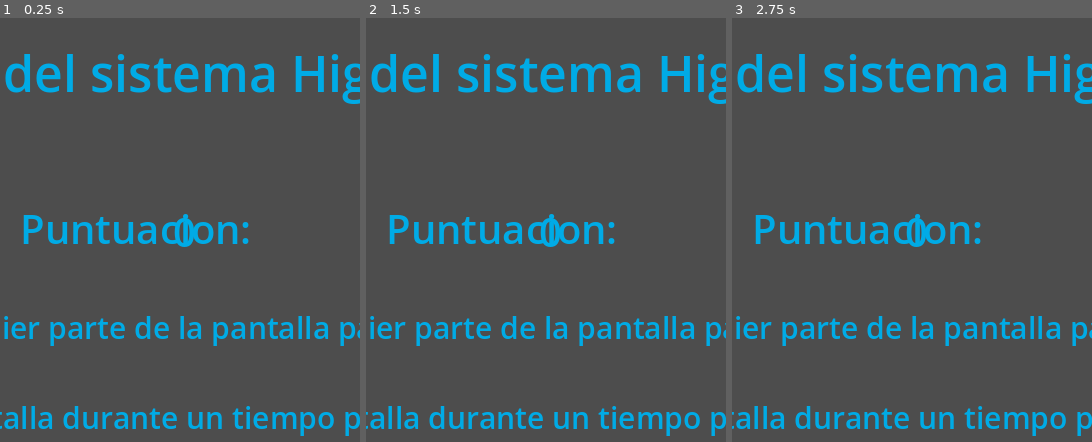
Above: before the commit, frames 1-3 (left to right).
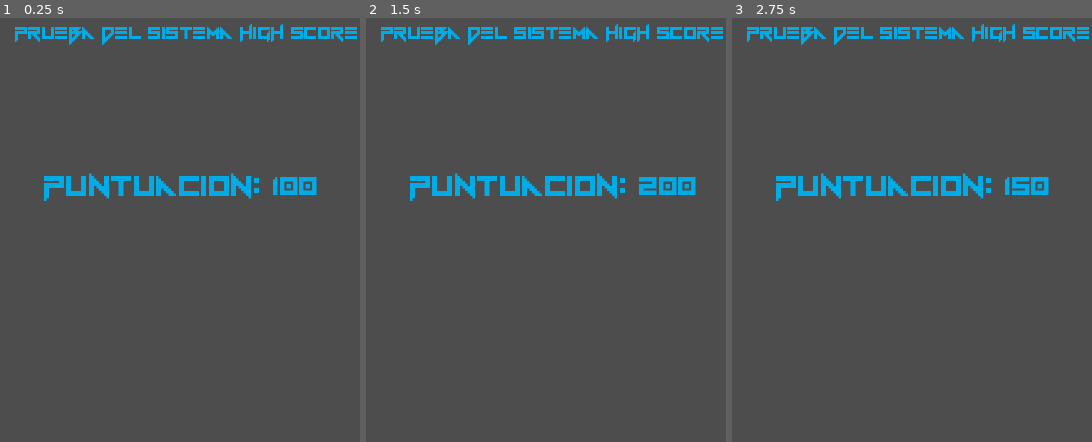
Above: after the commit, the same moments.

Repository: AngelBFdev/DashUp
Game: Godot game, scene res://High-Score/scenes/testHighScore.tscn
Same seed, same stepped clock (60 frames per second), same inputs: the game is played once before the commit and once after it. This scene is started directly instead of the project's main scene.
Inputs (mouse positions are in pixels of both pictures, inside the frame that each line leads up to):
- Up to frame 1 (0.25 s): no input
- Up to frame 2 (1.5 s): tap Enter at 0.5 s; move the mouse to (625, 208) at 0.52 s; click (625, 208) at 0.6 s; tap Space at 1.25 s; move the mouse to (474, 272) at 1.27 s; click (474, 272) at 1.35 s
- Up to frame 3 (2.75 s): tap Enter at 2 s; move the mouse to (948, 102) at 2.02 s; click (948, 102) at 2.1 s

The runs differ from the first frame. In frame 1, 13% of the frame differs, in the area x 0-100%, y 1-99%; in frame 2, 13%; in frame 3, 13%.

Commit message:
Se creo High-Score como Asset

Diff:
--- a/High-Score/project.godot
+++ /dev/null
@@ -1,32 +0,0 @@
-; Engine configuration file.
-; It's best edited using the editor UI and not directly,
-; since the parameters that go here are not all obvious.
-;
-; Format:
-;   [section] ; section goes between []
-;   param=value ; assign values to parameters
-
-config_version=5
-
-[application]
-
-config/name="HighScore"
-run/main_scene="res://scenes/testHighScore.tscn"
-config/features=PackedStringArray("4.3", "Mobile")
-config/icon="res://scenes/icon.svg"
-
-[autoload]
-
-Global="*res://scenes/Global.gd"
-
-[input]
-
-Left_Click={
-"deadzone": 0.5,
-"events": [Object(InputEventMouseButton,"resource_local_to_scene":false,"resource_name":"","device":-1,"window_id":0,"alt_pressed":false,"shift_pressed":false,"ctrl_pressed":false,"meta_pressed":false,"button_mask":0,"position":Vector2(0, 0),"global_position":Vector2(0, 0),"factor":1.0,"button_index":1,"canceled":false,"pressed":false,"double_click":false,"script":null)
-]
-}
-
-[rendering]
-
-renderer/rendering_method="mobile"
--- a/High-Score/scenes/Global.gd
+++ /dev/null
@@ -1,3 +0,0 @@
-extends Node
-
-var Score = 0
--- a/High-Score/scenes/icon.svg
+++ /dev/null
@@ -1 +0,0 @@
-<svg xmlns="http://www.w3.org/2000/svg" width="128" height="128"><rect width="124" height="124" x="2" y="2" fill="#363d52" stroke="#212532" stroke-width="4" rx="14"/><g fill="#fff" transform="translate(12.322 12.322)scale(.101)"><path d="M105 673v33q407 354 814 0v-33z"/><path fill="#478cbf" d="m105 673 152 14q12 1 15 14l4 67 132 10 8-61q2-11 15-15h162q13 4 15 15l8 61 132-10 4-67q3-13 15-14l152-14V427q30-39 56-81-35-59-83-108-43 20-82 47-40-37-88-64 7-51 8-102-59-28-123-42-26 43-46 89-49-7-98 0-20-46-46-89-64 14-123 42 1 51 8 102-48 27-88 64-39-27-82-47-48 49-83 108 26 42 56 81zm0 33v39c0 276 813 276 814 0v-39l-134 12-5 69q-2 10-14 13l-162 11q-12 0-16-11l-10-65H446l-10 65q-4 11-16 11l-162-11q-12-3-14-13l-5-69z"/><path d="M483 600c0 34 58 34 58 0v-86c0-34-58-34-58 0z"/><circle cx="725" cy="526" r="90"/><circle cx="299" cy="526" r="90"/></g><g fill="#414042" transform="translate(12.322 12.322)scale(.101)"><circle cx="307" cy="532" r="60"/><circle cx="717" cy="532" r="60"/></g></svg>
--- a/High-Score/scenes/node.gd
+++ /dev/null
@@ -1 +0,0 @@
-extends Node
--- a/High-Score/scenes/testHighScore.tscn
+++ b/High-Score/scenes/testHighScore.tscn
@@ -1,17 +1,18 @@
-[gd_scene load_steps=3 format=3 uid="uid://cb8koypmvjdat"]
+[gd_scene load_steps=4 format=3 uid="uid://cb8koypmvjdat"]
 
-[ext_resource type="Script" path="res://scenes/testHighScore.gd" id="1_1aoqr"]
-[ext_resource type="FontFile" uid="uid://ck1u6sbw0cmkt" path="res://scenes/Vermin Vibes 1989.ttf" id="2_08s2x"]
+[ext_resource type="Script" path="res://Scripts/testHighScore.gd" id="1_1aoqr"]
+[ext_resource type="FontFile" uid="uid://ck1u6sbw0cmkt" path="res://high-score/scenes/Vermin Vibes 1989.ttf" id="2_08s2x"]
+[ext_resource type="PackedScene" uid="uid://bmgg254ucp8mn" path="res://assets/high_score.tscn" id="3_yy554"]
 
 [node name="TestMenu" type="Control"]
 layout_mode = 3
 anchors_preset = 15
 anchor_right = 1.0
 anchor_bottom = 1.0
-offset_left = 3.0
-offset_top = 2.0
-offset_right = 3.0
-offset_bottom = 2.0
+offset_left = 6.0
+offset_top = 24.0
+offset_right = 6.0
+offset_bottom = 24.0
 grow_horizontal = 2
 grow_vertical = 2
 script = ExtResource("1_1aoqr")
@@ -23,30 +24,30 @@
 anchor_top = 0.5
 anchor_right = 0.5
 anchor_bottom = 0.5
-offset_left = -359.0
-offset_top = -226.0
-offset_right = 357.0
-offset_bottom = -117.0
+offset_left = -357.0
+offset_top = -286.0
+offset_right = 359.0
+offset_bottom = -177.0
 grow_horizontal = 2
 grow_vertical = 2
 theme_override_colors/font_color = Color(0, 0.670588, 0.901961, 1)
 theme_override_fonts/font = ExtResource("2_08s2x")
-theme_override_font_sizes/font_size = 50
+theme_override_font_sizes/font_size = 24
 text = "Prueba del sistema High Score"
 horizontal_alignment = 1
 vertical_alignment = 1
 
 [node name="Label2" type="Label" parent="."]
 layout_mode = 1
-anchors_preset = 8
+anchors_preset = -1
 anchor_left = 0.5
-anchor_top = 0.5
+anchor_top = 0.479
 anchor_right = 0.5
-anchor_bottom = 0.5
-offset_left = -194.0
-offset_top = -56.0
-offset_right = 100.0
-offset_bottom = 25.0
+anchor_bottom = 0.479
+offset_left = -180.0
+offset_top = -104.56
+offset_right = 114.0
+offset_bottom = -23.56
 grow_horizontal = 2
 grow_vertical = 2
 theme_override_colors/font_color = Color(0, 0.670588, 0.901961, 1)
@@ -56,48 +57,13 @@
 horizontal_alignment = 1
 vertical_alignment = 1
 
-[node name="Label3" type="Label" parent="."]
+[node name="high_score" parent="." instance=ExtResource("3_yy554")]
 layout_mode = 1
-anchors_preset = -1
-anchor_left = 0.498
-anchor_top = 0.693
-anchor_right = 0.498
-anchor_bottom = 0.693
-offset_left = -524.696
-offset_top = -64.064
-offset_right = 525.304
-offset_bottom = 75.936
-grow_horizontal = 2
-grow_vertical = 2
-theme_override_colors/font_color = Color(0, 0.670588, 0.901961, 1)
-theme_override_fonts/font = ExtResource("2_08s2x")
-theme_override_font_sizes/font_size = 30
-text = "Haz clic en cualquier parte de la pantalla para ganar puntos!!
-
-Si no haces clic en la pantalla durante un tiempo perderas puntos, cuidado!!"
-horizontal_alignment = 1
-vertical_alignment = 1
-
-[node name="Label4" type="Label" parent="."]
-layout_mode = 1
-anchors_preset = -1
-anchor_left = 0.611
-anchor_top = 0.5
-anchor_right = 0.611
-anchor_bottom = 0.5
-offset_left = -58.872
-offset_top = -40.0
-offset_right = -16.872
-offset_bottom = 7.0
-theme_override_colors/font_color = Color(0, 0.670588, 0.901961, 1)
-theme_override_fonts/font = ExtResource("2_08s2x")
-theme_override_font_sizes/font_size = 40
-text = "0"
-horizontal_alignment = 1
-vertical_alignment = 1
-
-[node name="Hurry" type="Timer" parent="."]
-wait_time = 0.3
-one_shot = true
-
-[connection signal="timeout" from="Hurry" to="." method="_on_hurry_timeout"]
+anchor_left = 0.797
+anchor_top = 0.379
+anchor_right = 0.797
+anchor_bottom = 0.379
+offset_left = -19.92
+offset_top = -17.56
+offset_right = 20.08
+offset_bottom = 17.44
--- /dev/null
+++ b/Scripts/Global.gd
@@ -0,0 +1,3 @@
+extends Node
+
+var Score = 100
--- /dev/null
+++ b/Scripts/label.gd
@@ -0,0 +1,21 @@
+extends Label
+
+
+# Called when the node enters the scene tree for the first time.
+func _ready() -> void:
+    pass
+
+func increase_score():
+    $Timer.start()
+    Global.Score += 100
+
+# Called every frame. 'delta' is the elapsed time since the previous frame.
+func _process(_delta):
+    $".".text = str(Global.Score)
+
+func decrease_on_timer() -> void:
+    if Global.Score <= 0:
+        $Timer.stop()
+    else:
+        Global.Score -= 50
+        $Timer.start()
--- a/High-Score/scenes/testHighScore.gd
+++ b/Scripts/testHighScore.gd
@@ -1,21 +1,14 @@
 extends Control
+
+var Score = 0
 
 # Called when the node enters the scene tree for the first time.
 func _ready() -> void:
     pass
 
 func _process(_delta):
-    $Label4.text = str(Global.Score)
-
+    pass
 
 func _input(event: InputEvent):
     if Input.is_action_just_pressed("Left_Click") or event is InputEventScreenTouch:
-        $Hurry.start()
-        Global.Score += 100
-
-func _on_hurry_timeout() -> void:
-    if Global.Score <= 0:
-        $Hurry.stop()
-    else:
-        Global.Score -= 50
-        $Hurry.start()
+        $high_score.increase_score()
--- /dev/null
+++ b/assets/high_score.tscn
@@ -0,0 +1,28 @@
+[gd_scene load_steps=3 format=3 uid="uid://bmgg254ucp8mn"]
+
+[ext_resource type="FontFile" uid="uid://ck1u6sbw0cmkt" path="res://high-score/scenes/Vermin Vibes 1989.ttf" id="1_trqhf"]
+[ext_resource type="Script" path="res://Scripts/label.gd" id="2_bo8kd"]
+
+[node name="high_score" type="Label"]
+anchors_preset = -1
+anchor_left = 0.803
+anchor_top = 0.08
+anchor_right = 0.803
+anchor_bottom = 0.08
+offset_left = -25.08
+offset_top = -9.2
+offset_right = 14.92
+offset_bottom = 13.8
+theme_override_colors/font_color = Color(0, 0.670588, 0.901961, 1)
+theme_override_fonts/font = ExtResource("1_trqhf")
+theme_override_font_sizes/font_size = 35
+text = "0"
+horizontal_alignment = 1
+vertical_alignment = 1
+script = ExtResource("2_bo8kd")
+
+[node name="Timer" type="Timer" parent="."]
+wait_time = 0.3
+one_shot = true
+
+[connection signal="timeout" from="Timer" to="." method="decrease_on_timer"]
--- a/project.godot
+++ b/project.godot
@@ -15,6 +15,10 @@
 config/features=PackedStringArray("4.3", "Mobile")
 config/icon="res://icon.svg"
 
+[autoload]
+
+Global="*res://Scripts/Global.gd"
+
 [display]
 
 window/size/viewport_width=360
@@ -23,6 +27,14 @@
 window/stretch/aspect="expand"
 window/handheld/orientation=1
 
+[input]
+
+Left_Click={
+"deadzone": 0.5,
+"events": [Object(InputEventMouseButton,"resource_local_to_scene":false,"resource_name":"","device":-1,"window_id":0,"alt_pressed":false,"shift_pressed":false,"ctrl_pressed":false,"meta_pressed":false,"button_mask":0,"position":Vector2(0, 0),"global_position":Vector2(0, 0),"factor":1.0,"button_index":1,"canceled":false,"pressed":false,"double_click":false,"script":null)
+]
+}
+
 [rendering]
 
 textures/canvas_textures/default_texture_filter=0
Not shown, changed: High-Score/scenes/Vermin Vibes 1989.ttf.import
Not shown, removed: High-Score/scenes/icon.svg.import
Not shown, removed: High-Score/.gitattributes
Not shown, removed: High-Score/.gitignore
